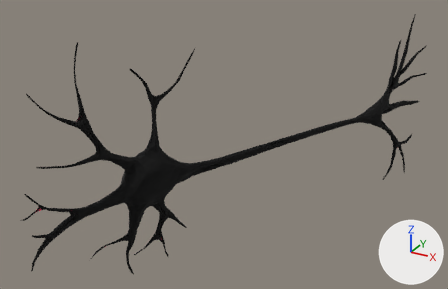
An edit to the glTF model MaTe/assets/Neuron_gltf.gltf, drawn before and after from the same camera.
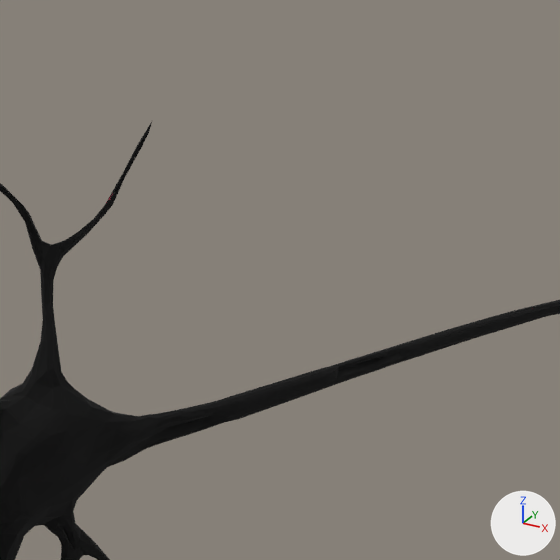
Old and new are each drawn whole from a 50 mm camera at (5.15, -11.05, 5.22) aimed at (-0.5, -0.78, 0.08) and again close up on the part from 30% to 79% of the width and 0% to 76% of the height. The axes (+X, +Y, +Z) are drawn at lower right. The lights are the same throughout. The first two pictures are the older version. Where no turn or scale is listed for an object, it has been applied to the vertices.

The scene before the commit, as lines of its bpy script (objects in view):
```python
me_icosphere_002 = bpy.data.meshes.new('Icosphere.002')
me_icosphere_002.from_pydata(...)  # 3515 vertices, 7018 faces; spans x -0.93..3.85, y -2.08..6.79, z -2.06..2.69
# faces by material slot: [3239, 274, 3505]
me_icosphere_002.materials.append(mat_neuron_outer)  # pink #ff7fa2
me_icosphere_002.materials.append(mat_neuron_nucleus)  # dark blue #080f67
me_icosphere_002.materials.append(mat_black_001)  # black #000000
ob_neuron_applied = bpy.data.objects.new('Neuron_applied', me_icosphere_002)
ob_neuron_applied.location = (-1.375, -2.704, 0.001)
```
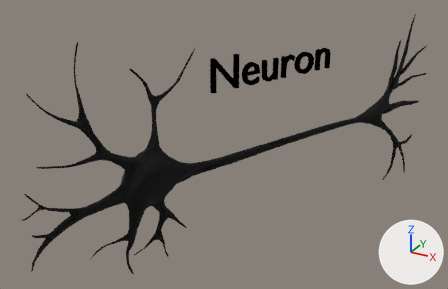
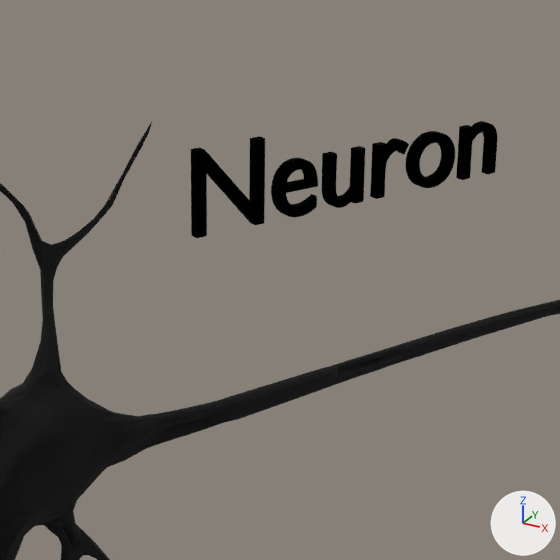
Where the change shows, as pixel boxes [x1, y1, x2, y2] in the close-ups (560 x 560 px):
'Neuron_text', added (black): after [191, 121, 497, 238]

What the commit changed:
Material 'Black' (mat_black) is new.
Its base color is (0.0, 0.0, 0.0) (black #000000).
Its metallic is 1.0.
Its roughness is 1.0.
Mesh me_text_005 is new.
It has 746 vertices, 1476 faces and spans x -0.03..1.43, y 0.07..2.84, z -0.01..0.68.
It uses material mat_black (black #000000).
Object 'Neuron_text' (ob_neuron_text) is new; it shows me_text_005.
Its location is (-0.601, -1.18, 1.275).
